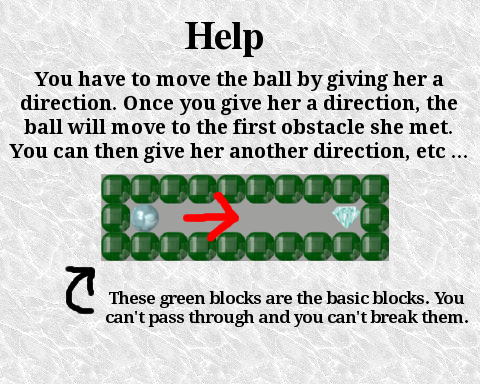
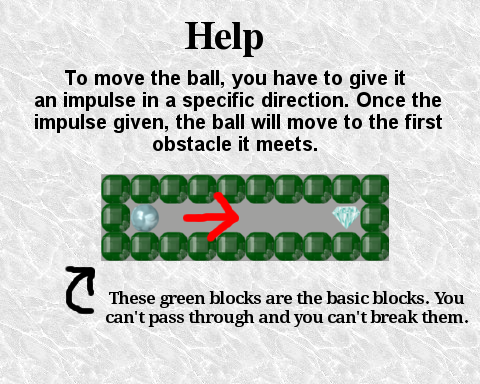
Layered file, before and after one edit (480×384). Changes by layer:
renamed "You have to move the ball by g..." to "To move the ball, you have to ...", painted on it over [9, 70, 467, 163]
